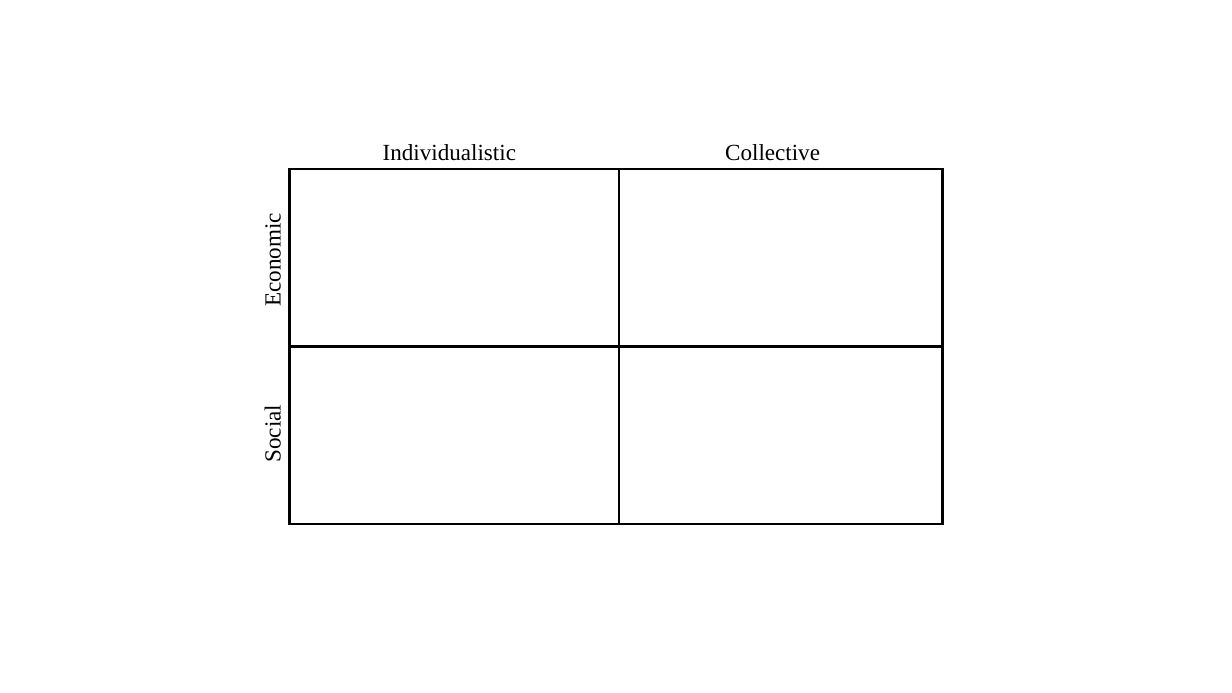
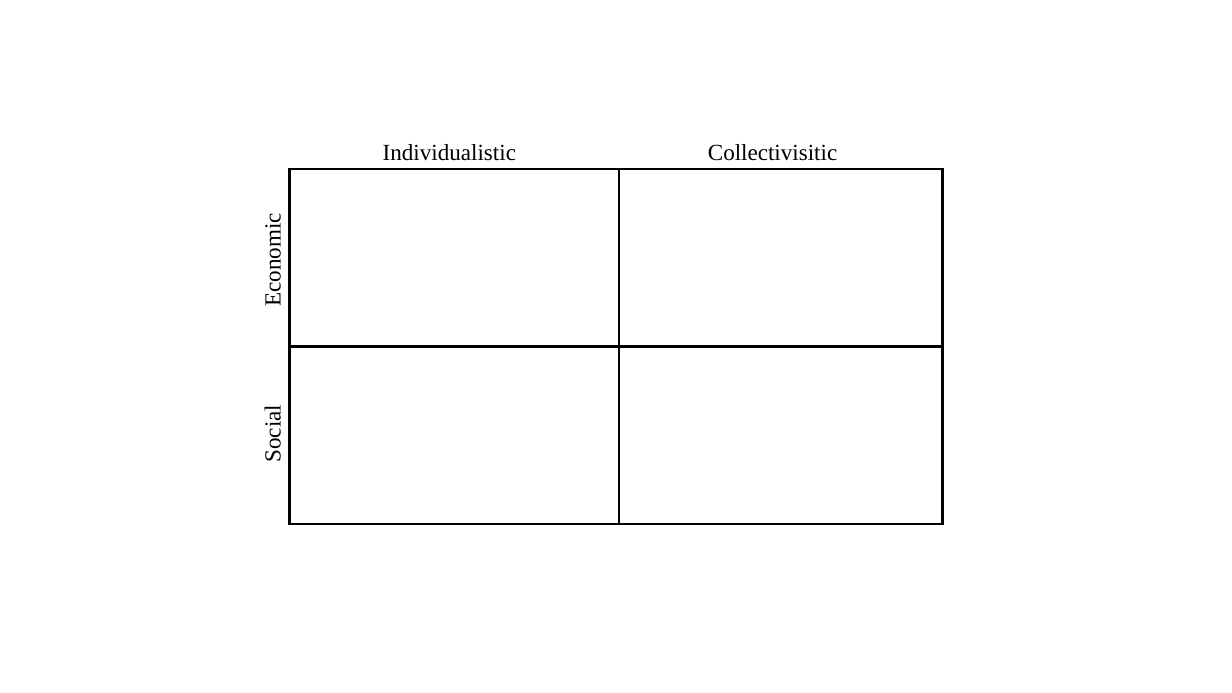
Before and after one commit to MatthewHeun/CEC2019, a slide deck: slide 2 of figure_other/QuadFigure.pptx. Drawn at 1232x693 pixels with LibreOffice and Linux fonts; fonts in the diff are those of the drawing. Boxes give left, top, right and bottom in pixels: in the first picture for what was removed or moved away, otherwise in the second. Text is boxed around its words. In the diff, an @@ line names an element or a change of style, - is before the commit and + after.

```diff
--- a/figure_other/QuadFigure.pptx
+++ b/figure_other/QuadFigure.pptx
@@ text at [708, 144, 837, 161]: text changed @@
-Collective
+Collectivisitic
```
Also in this commit, not shown: 1 other slide changed, 4 other files.
